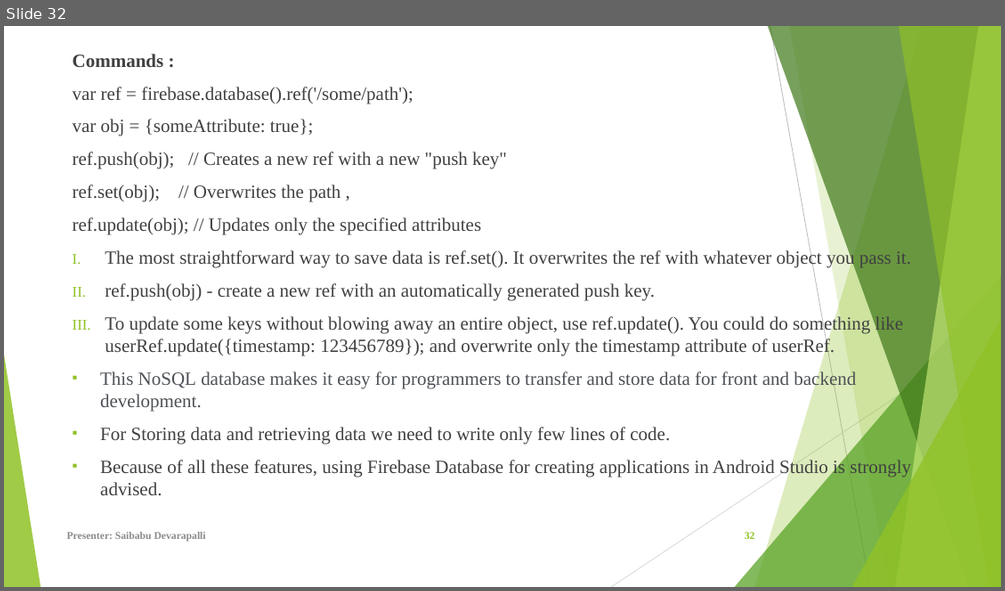
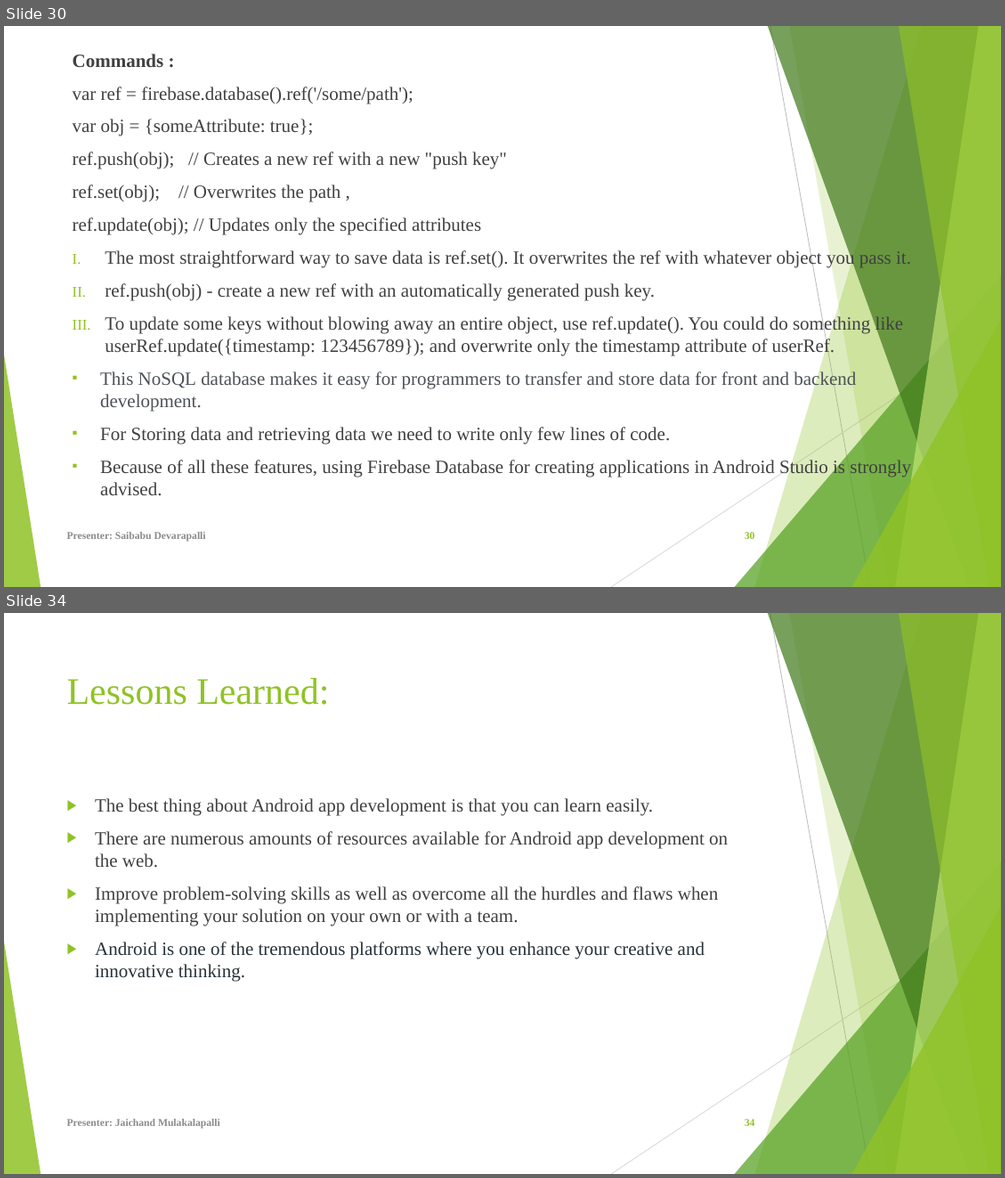
Before and after one commit to Sec03Team05Fall22GDP1/FreebiesforNewbies, a slide deck: Project_Files/Sprint 6/FreeBies For NewBies.pptx. Shown one above the other, each under a label of ours: slide 32 before the commit, slides 30 and 34 after it; the slides between them are not shown. The pictures are 1005x591 and 1005x1178 pixels, drawn with LibreOffice and Linux fonts; fonts in the diff are those of the drawing. Boxes give left, top, right and bottom in pixels: in the first picture for what was removed or moved away, otherwise in the second. Text is boxed around its words. In the diff, an @@ line names an element or a change of style, - is before the commit and + after.

Commit message:
Updated Android Activity lifecycle, Summary slides
updated the presentation with Android Activity lifecycle, Lessions learned, Summary etc.,

```diff
--- a/Project_Files/Sprint 6/FreeBies For NewBies.pptx
+++ b/Project_Files/Sprint 6/FreeBies For NewBies.pptx
@@ slide 34 added at box(4, 613, 1001, 1174), background #FFFFFF; not listed: 10 template elements that a slide beside it also shows @@
@@ title added at box(67, 678, 329, 705), 36 pt, text #90C226 @@
+Lessons Learned:
@@ text added at box(95, 798, 728, 981), 18 pt, text #404040 @@
+▶ The best thing about Android app development is that you can learn easily.
+▶ There are numerous amounts of resources available for Android app development on the web.
+▶ Improve problem-solving skills as well as overcome all the hurdles and flaws when implementing your solution on your own or with a team.
+▶ Android is one of the tremendous platforms where you enhance your creative and innovative thinking.
@@ text added at box(67, 1119, 220, 1128), 10 pt, text #8C8C8C, bold @@
+Presenter: Jaichand Mulakalapalli
@@ page number added at box(744, 1119, 755, 1126), 10 pt, text #90C226, bold @@
+34
@@ what was slide 32 is now slide 30 @@
@@ page number at box(744, 532, 755, 539): text changed @@
-32
+30
```
Also in this commit, not shown: 5 slides changed, 7 other slides added, 2 slides removed.
